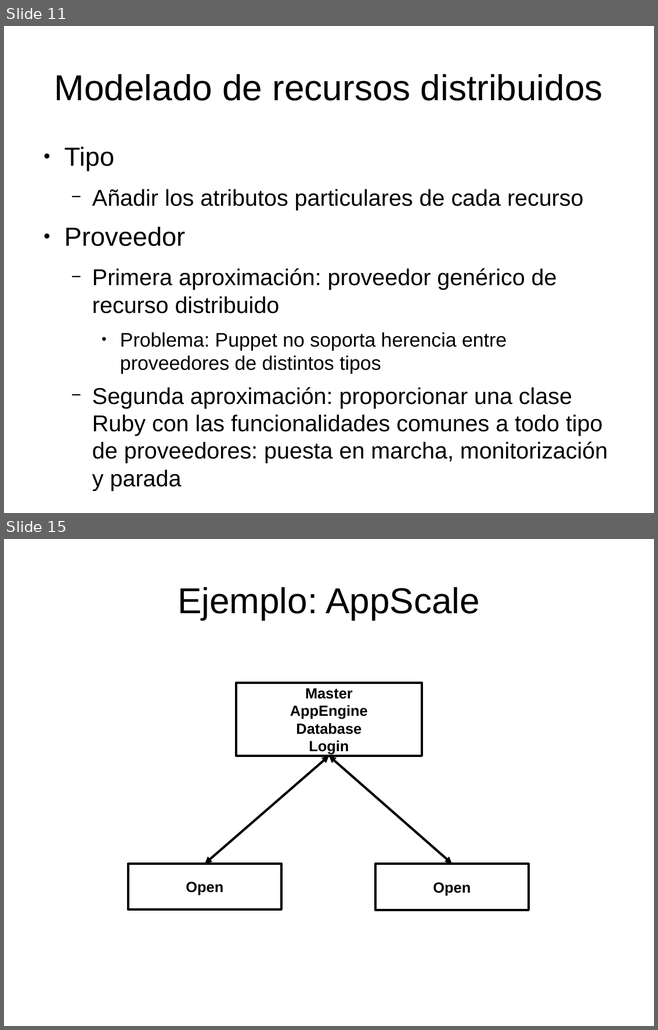
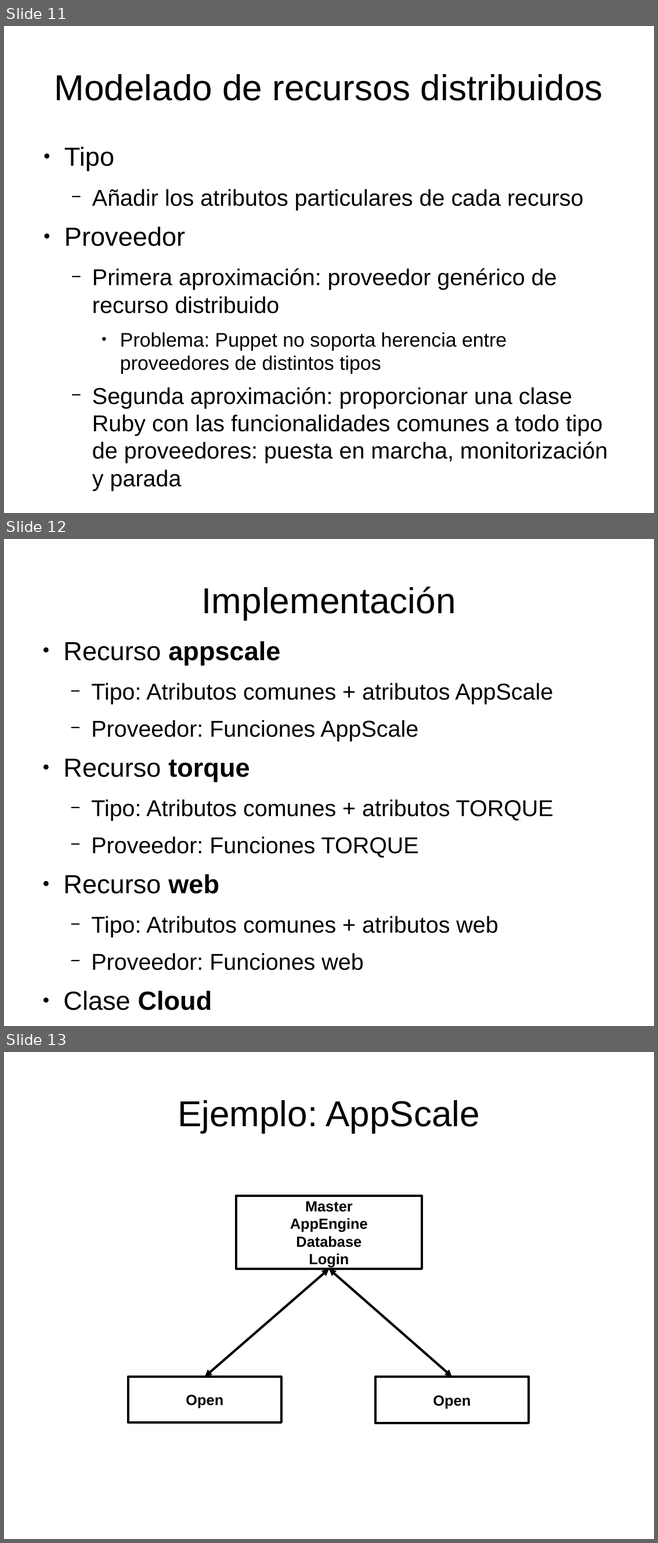
Before and after one commit to dcere/pfc, a slide deck: adm/presentacion/presentacion.odp. Shown one above the other, each under a label of ours: slides 11 and 15 before the commit, slides 11, 12 and 13 after it; the slides between them are not shown. The pictures are 658x1030 and 658x1543 pixels, drawn with LibreOffice and Linux fonts; fonts in the diff are those of the drawing. Boxes give left, top, right and bottom in pixels: in the first picture for what was removed or moved away, otherwise in the second. Text is boxed around its words. In the diff, an @@ line names an element or a change of style, - is before the commit and + after.

Commit message:
[adm] Presentation: Extended cloud class explanation. Class cloud extras

```diff
--- a/adm/presentacion/presentacion.odp
+++ b/adm/presentacion/presentacion.odp
@@ slide 12 added at (4, 539, 654, 1026), background #FFFFFF @@
@@ title added at (202, 587, 456, 620), 44 pt, text #000000 @@
+Implementación
@@ text added at (63, 641, 553, 1011), 28 pt, text #000000 @@
+● Recurso appscale
+  − Tipo: Atributos comunes + atributos AppScale
+  − Proveedor: Funciones AppScale
+● Recurso torque
+  − Tipo: Atributos comunes + atributos TORQUE
+  − Proveedor: Funciones TORQUE
+● Recurso web
+  − Tipo: Atributos comunes + atributos web
+  − Proveedor: Funciones web
+● Clase Cloud
+  − Funciones genéricas para los proveedores
@@ what was slide 15 is now slide 13 @@
```
Also in this commit, not shown: 1 slide changed, 2 other slides added, 1 slide removed, 1 other file.
